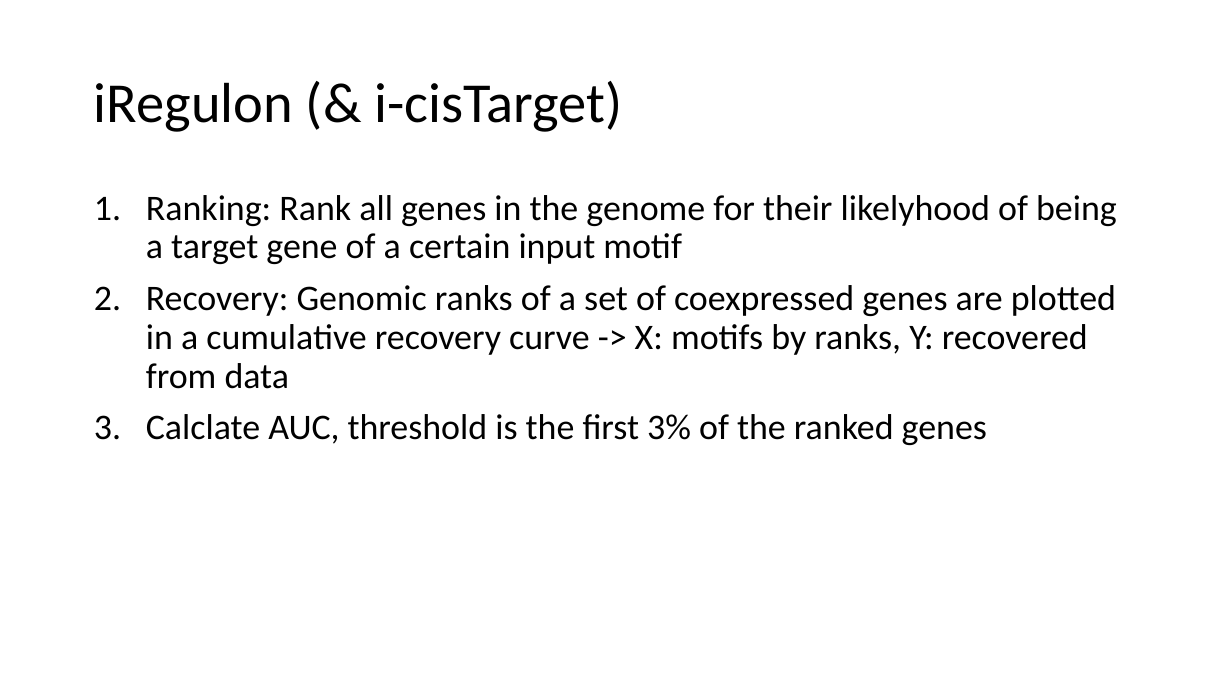
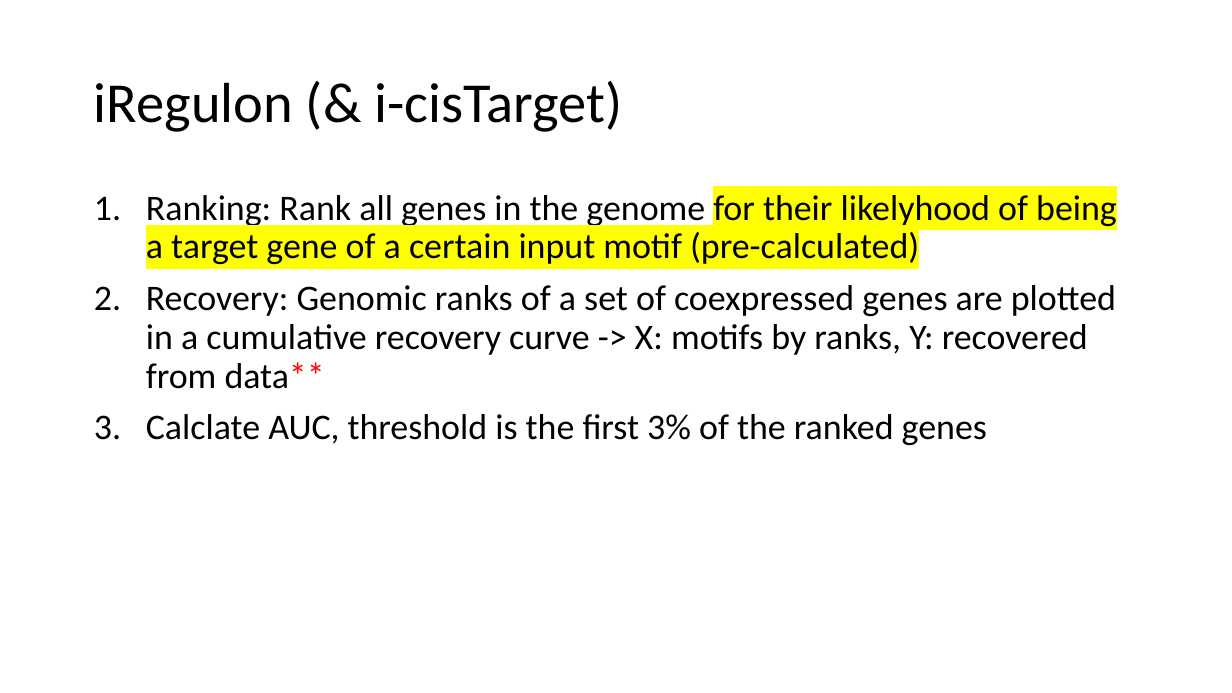
Before and after one commit to ozlembahar/devo-grn, a slide deck: slide 17 of my_notes.pptx. Drawn at 1232x693 pixels with LibreOffice and Linux fonts; fonts in the diff are those of the drawing. Boxes give left, top, right and bottom in pixels: in the first picture for what was removed or moved away, otherwise in the second. Text is boxed around its words. In the diff, an @@ line names an element or a change of style, - is before the commit and + after.

```diff
--- a/my_notes.pptx
+++ b/my_notes.pptx
@@ text at (146,195,1117,389): text changed @@
-1. Ranking: Rank all genes in the genome for their likelyhood of being a target gene of a certain input motif
-2. Recovery: Genomic ranks of a set of coexpressed genes are plotted in a cumulative recovery curve -> X: motifs by ranks, Y: recovered from data
+1. Ranking: Rank all genes in the genome for their likelyhood of being a target gene of a certain input motif (pre-calculated)
+2. Recovery: Genomic ranks of a set of coexpressed genes are plotted in a cumulative recovery curve -> X: motifs by ranks, Y: recovered from data**
```
Also in this commit, not shown: 1 other slide changed.
